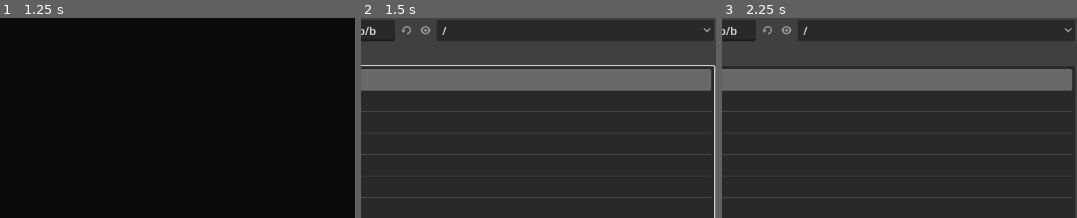
Above: before the commit, frames 1-3 (left to right).
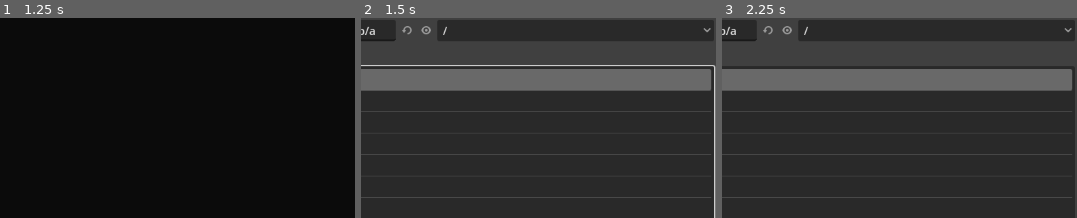
Above: after the commit, the same moments.

Repository: andrew-wilkes/logic-simulator-2
Game: Godot game, scene res://parts/ROM.tscn
The game is run twice, just before and just after one commit, with the same random seed, the same clock (stepped at 60 frames per second) and the same inputs. This scene is started directly instead of the project's main scene.
Inputs (mouse positions are % of the whole screen's width and height, from its top left):
- Up to frame 1 (1.25 s): click (11, 37) at 0.52 s; type "12" at 0.6 s
- Up to frame 2 (1.5 s): click (15, 23) at 1.25 s
- Up to frame 3 (2.25 s): click (38, 85) at 2.02 s; type "12" at 2.1 s
The pictures show only the part of the screen within x 48-98%, y 11-61%; the shares and areas given below are measured in that part.

Frame 1 is identical in both runs. In frame 2, 0.2% of the frame differs, in the area x 2-25%, y 4-11%; in frame 3, 0.2%.

Commit message:
Remove duplicate code from ROM

Diff:
--- a/src/parts/RAM.gd
+++ b/src/parts/RAM.gd
@@ -16,7 +16,6 @@
 		get_child(-1).add_child(display_update_timer)
 		display_update_timer.timeout.connect(update_display)
 		display_update_timer.start(0.1)
-	set_max_value()
 	update()
 
 
@@ -25,6 +24,7 @@
 
 
 func update():
+	set_max_value()
 	mem_size = get_mem_size(data.size)
 	resize_memory(mem_size)
 	if show_display:
--- a/src/parts/ROM.gd
+++ b/src/parts/ROM.gd
@@ -13,21 +13,8 @@
 	data["file"] = ""
 
 
-func _ready():
+func setup_instance():
 	super()
-	%Bits.text = str(data.bits)
-	$Size.text = data.size
-	if show_display:
-		display_update_timer = Timer.new()
-		get_child(-1).add_child(display_update_timer)
-		display_update_timer.timeout.connect(update_display)
-		display_update_timer.start(0.1)
-
-
-func setup_instance():
-	set_max_value()
-	mem_size = get_mem_size(data.size)
-	resize_memory(mem_size)
 	if file_exists():
 		$DataLoader.values = values
 		$DataLoader.load_data(data.file)
@@ -55,11 +42,6 @@
 	$DataLoader.open_file(values, data)
 
 
-func update_display():
-	%Address.text = get_display_hex_value(current_address)
-	%Data.text = get_display_hex_value(values[current_address])
-
-
 func _on_file_button_pressed():
 	open_file()
 
